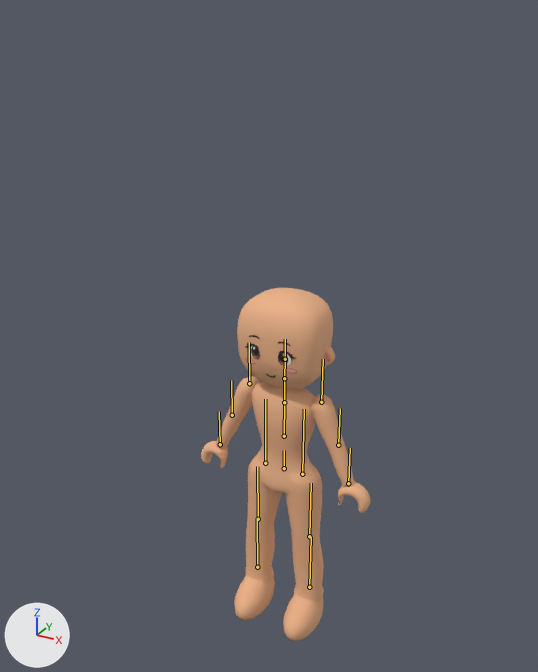
The glTF model assets/modelos/nina_base.glb as it was, and as the next commit left it.
The view is the same before and after, from a 50 mm camera at (1.19, -2.29, 0.99) aimed at (-0.04, -0.05, -0.13). Every picture has the same lights, and +X, +Y and +Z are marked at lower left. The first picture is the older version. The bones that bend it are drawn over the model as lines.

The first picture shows 'Body_Base', 'Body_Brazos', 'Body_Piernas', 'Body_Pies', 'Ear_1', 'Ear_Inner_1', 'Face_Blush', 'Face_Eyebrows', 'Face_Eyes', 'Face_Mouth', 'Head_Base'.
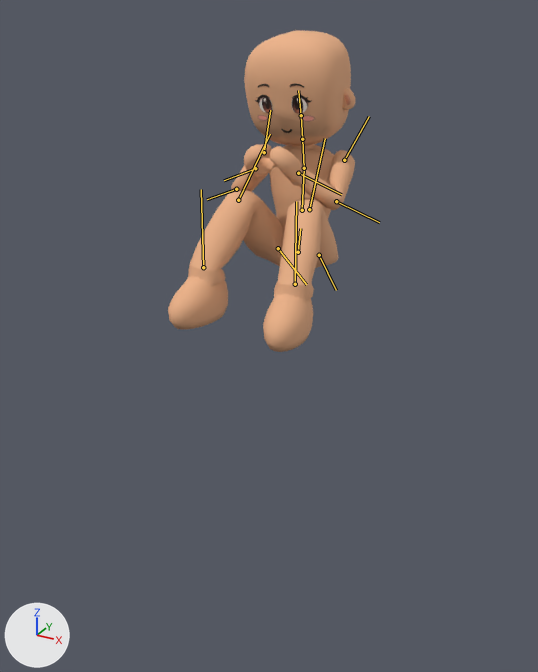
The newer file adds an action. The first version stands in its rest pose; the second is drawn at frame 4 of the action 'aplaudir'.

Diff of the bpy script that builds the scene:
```diff
--- a/assets/modelos/nina_base.glb.py
+++ b/assets/modelos/nina_base.glb.py
@@ bone_hips @@
 bone_hips = bpy.data.objects['Avatar'].pose.bones['Hips']
-bone_hips.location = (0.0, 0.0, 0.0)
-bone_hips.rotation_quaternion = (1.0, 0.0, 0.0, 0.0)  # degrees (0, 0, 0)
+bone_hips.location = (0.0, 0.894, -0.1)
+bone_hips.rotation_quaternion = (0.996, -0.087, 0.0, 0.0)  # degrees (-10, 0, 0)
@@ bone_spine @@
 bone_spine = bpy.data.objects['Avatar'].pose.bones['Spine']  # child of 'Hips'
-bone_spine.rotation_quaternion = (1.0, 0.0, 0.0, 0.0)  # degrees (0, 0, 0)
+bone_spine.rotation_quaternion = (0.998, 0.063, 0.0, 0.0)  # degrees (7, 0, 0)
@@ bone_chest @@
 bone_chest = bpy.data.objects['Avatar'].pose.bones['Chest']  # child of 'Spine'
-bone_chest.rotation_quaternion = (1.0, 0.0, 0.0, 0.0)  # degrees (0, 0, 0)
+bone_chest.rotation_quaternion = (0.994, 0.106, 0.0, 0.0)  # degrees (12, 0, 0)
@@ bone_headbone @@
 bone_headbone = bpy.data.objects['Avatar'].pose.bones['HeadBone']  # child of 'Neck'
-bone_headbone.rotation_quaternion = (1.0, 0.0, 0.0, 0.0)  # degrees (0, 0, 0)
+bone_headbone.rotation_quaternion = (1.0, 0.0, 0.0, 0.025)  # degrees (0, 0, 3)
@@ bone_upperarml @@
 bone_upperarml = bpy.data.objects['Avatar'].pose.bones['UpperArmL']  # child of 'Chest'
-bone_upperarml.rotation_quaternion = (1.0, 0.0, 0.0, 0.0)  # degrees (0, 0, 0)
+bone_upperarml.rotation_quaternion = (0.88, -0.426, 0.21, 0.015)  # degrees (-54, 22, -9)
@@ bone_forearml @@
 bone_forearml = bpy.data.objects['Avatar'].pose.bones['ForearmL']  # child of 'UpperArmL'
-bone_forearml.rotation_quaternion = (1.0, 0.0, 0.0, 0.0)  # degrees (0, 0, 0)
+bone_forearml.rotation_quaternion = (0.664, -0.636, 0.257, 0.299)  # degrees (-85, 46, 6)
@@ bone_upperarmr @@
 bone_upperarmr = bpy.data.objects['Avatar'].pose.bones['UpperArmR']  # child of 'Chest'
-bone_upperarmr.rotation_quaternion = (1.0, 0.0, 0.0, 0.0)  # degrees (0, 0, 0)
+bone_upperarmr.rotation_quaternion = (0.88, -0.426, -0.21, -0.015)  # degrees (-54, -22, 9)
@@ bone_forearmr @@
 bone_forearmr = bpy.data.objects['Avatar'].pose.bones['ForearmR']  # child of 'UpperArmR'
-bone_forearmr.rotation_quaternion = (1.0, 0.0, 0.0, 0.0)  # degrees (0, 0, 0)
+bone_forearmr.rotation_quaternion = (0.664, -0.636, -0.257, -0.299)  # degrees (-85, -46, -6)
@@ bone_thighl @@
 bone_thighl = bpy.data.objects['Avatar'].pose.bones['ThighL']  # child of 'Hips'
-bone_thighl.rotation_quaternion = (1.0, 0.0, 0.0, 0.0)  # degrees (0, 0, 0)
+bone_thighl.rotation_quaternion = (0.457, -0.842, 0.106, -0.268)  # degrees (-118, -21, -27)
@@ bone_shinl @@
 bone_shinl = bpy.data.objects['Avatar'].pose.bones['ShinL']  # child of 'ThighL'
-bone_shinl.rotation_quaternion = (1.0, 0.0, 0.0, 0.0)  # degrees (0, 0, 0)
+bone_shinl.rotation_quaternion = (0.688, 0.658, -0.018, 0.306)  # degrees (82, -25, 26)
@@ bone_footl @@
 bone_footl = bpy.data.objects['Avatar'].pose.bones['FootL']  # child of 'ShinL'
-bone_footl.rotation_quaternion = (1.0, 0.0, 0.0, 0.0)  # degrees (0, 0, 0)
+bone_footl.rotation_quaternion = (0.915, 0.34, -0.2, 0.088)  # degrees (40, -25, 2)
@@ bone_thighr @@
 bone_thighr = bpy.data.objects['Avatar'].pose.bones['ThighR']  # child of 'Hips'
-bone_thighr.rotation_quaternion = (1.0, 0.0, 0.0, 0.0)  # degrees (0, 0, 0)
+bone_thighr.rotation_quaternion = (0.457, -0.842, -0.106, 0.268)  # degrees (-118, 21, 27)
@@ bone_shinr @@
 bone_shinr = bpy.data.objects['Avatar'].pose.bones['ShinR']  # child of 'ThighR'
-bone_shinr.rotation_quaternion = (1.0, 0.0, 0.0, 0.0)  # degrees (0, 0, 0)
+bone_shinr.rotation_quaternion = (0.688, 0.658, 0.018, -0.306)  # degrees (82, 25, -26)
@@ bone_footr @@
 bone_footr = bpy.data.objects['Avatar'].pose.bones['FootR']  # child of 'ShinR'
-bone_footr.rotation_quaternion = (1.0, 0.0, 0.0, 0.0)  # degrees (0, 0, 0)
+bone_footr.rotation_quaternion = (0.915, 0.34, 0.2, -0.088)  # degrees (40, 25, -2)
```

Pixel boxes (x1, y1, x2, y2) of what changed, in the pictures (538 x 672 px):
'Head_Base', posed (11% wider, 15% taller): before (237, 288, 333, 389); after (244, 30, 351, 146)
'Body_Piernas', posed (89% wider, 36% shorter): before (246, 447, 324, 595); after (190, 190, 338, 285)
'Body_Base', posed: before (201, 382, 370, 513); after (244, 144, 334, 226)
'Body_Pies', posed (62% wider, 16% taller): before (234, 566, 324, 641); after (168, 265, 314, 352)
'Body_Brazos', posed (8% narrower, 35% shorter): before (218, 376, 353, 480); after (231, 143, 355, 210)
'Face_Eyes', posed: before (245, 344, 295, 366); after (255, 95, 311, 113)
'Ear_1', posed: before (323, 346, 335, 365); after (343, 88, 355, 110)
'Face_Blush', posed: before (246, 358, 297, 373); after (258, 115, 314, 121)
'Face_Eyebrows', posed: before (249, 335, 290, 346); after (258, 83, 304, 87)
'Ear_Inner_1', posed (17% wider, 10% taller): before (326, 353, 331, 362); after (345, 95, 351, 105)
'Face_Mouth', posed: before (266, 373, 276, 378); after (281, 129, 292, 133)
bone 'Hips', root to tip: before (284, 468) to (284, 450); after (298, 252) to (300, 228)
bone 'Spine', root to tip: before (284, 436) to (284, 402); after (302, 210) to (304, 168)
bone 'Chest', root to tip: before (284, 402) to (284, 378); after (304, 168) to (302, 139)
bone 'HeadBone', root to tip: before (285, 359) to (285, 339); after (301, 115) to (298, 90)
bone 'UpperArmL', root to tip: before (249, 383) to (249, 342); after (264, 152) to (270, 110)
bone 'ForearmL', root to tip: before (232, 415) to (231, 380); after (236, 189) to (207, 199)
bone 'UpperArmR', root to tip: before (321, 402) to (323, 359); after (344, 160) to (369, 116)
bone 'ForearmR', root to tip: before (338, 445) to (340, 408); after (336, 201) to (379, 222)
bone 'ThighL', root to tip: before (265, 463) to (265, 399); after (278, 248) to (306, 284)
bone 'ShinL', root to tip: before (258, 519) to (257, 466); after (238, 200) to (270, 134)
bone 'FootL', root to tip: before (257, 567) to (257, 518); after (203, 267) to (201, 189)
bone 'ThighR', root to tip: before (302, 474) to (304, 409); after (319, 255) to (336, 290)
bone 'ShinR', root to tip: before (309, 536) to (311, 483); after (309, 209) to (325, 138)
bone 'FootR', root to tip: before (309, 587) to (311, 537); after (295, 284) to (296, 201)
